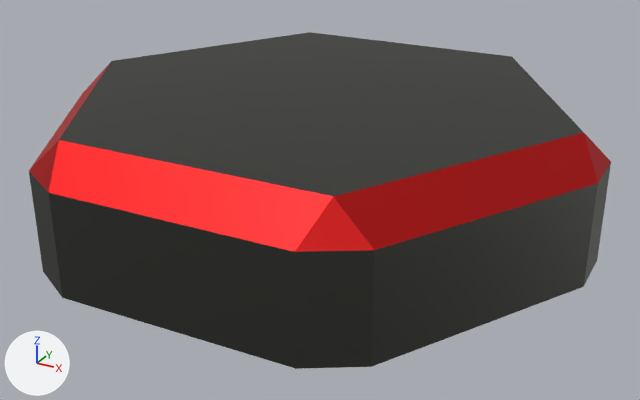
The FBX model Assets/Resources/Meshes/ExtractorGround1.fbx: old version first, new version second.
One viewpoint serves both versions: a camera (50 mm lens) standing at (10.651, -7.615, 0.86) and looking at (9.442, -5.418, -0.239). Lighting does not change. The marker at lower left points along +X, +Y and +Z. Where no turn or scale is listed for an object, it has been applied to the vertices.

Names of what the first picture shows: 'ExtractGround1'.
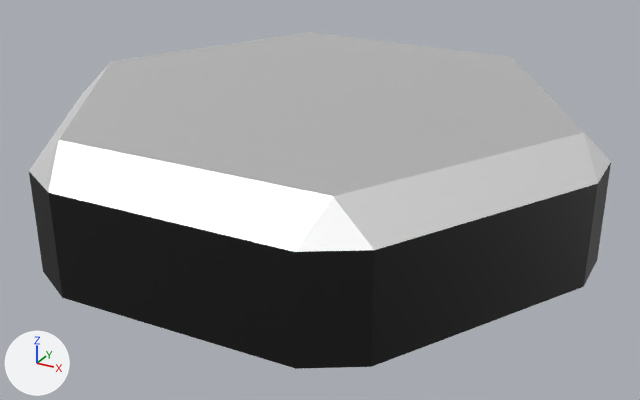
The newer file is also turned or shifted as a whole; pictures and numbers use the older file's frame.

The change, as a diff of the scene's bpy script:
```diff
--- a/Assets/Resources/Meshes/ExtractorGround1.fbx.py
+++ b/Assets/Resources/Meshes/ExtractorGround1.fbx.py
@@ img_unitpalette02_emission_png @@
+img_unitpalette02_emission_png = load_image('UnitPalette02-Emission.png', '../../../Blender/UnitPalette02-Emission.png', 512, 512, 'sRGB')
@@ img_unitpalette02_albedo_png @@
+img_unitpalette02_albedo_png = load_image('UnitPalette02-Albedo.png', '../../../Blender/UnitPalette02-Albedo.png', 512, 512, 'sRGB')
@@ mat_unitframematerial @@
 n0 = _N.new('ShaderNodeBsdfPrincipled'); n0.name = 'Principled BSDF'
 n0.inputs[1].default_value = 1.0  # 'Metallic'
+n0.inputs[28].default_value = 1.0  # 'Emission Strength'
 n1 = _N.new('ShaderNodeOutputMaterial'); n1.name = 'Material Output'
 n2 = _N.new('ShaderNodeTexImage'); n2.name = 'Image Texture'
-n2.image = img_paletteunits_png
+n2.image = img_unitpalette02_albedo_png
+n3 = _N.new('ShaderNodeTexImage'); n3.name = 'Image Texture.001'
+n3.image = img_unitpalette02_emission_png
 _L.new(n2.outputs[0], n0.inputs[0])  # 'Color' to 'Base Color'
 _L.new(n0.outputs[0], n1.inputs[0])  # 'BSDF' to 'Surface'
+_L.new(n3.outputs[0], n0.inputs[27])  # 'Color' to 'Emission Color'
@@ me_cylinder_028 @@
 me_cylinder_028.from_pydata(...)  # 30 vertices, 25 faces; spans x -0.85..0.85, y -0.79..0.79, z -0.15..0.25
 # used by ob_extractground1; location = (9.411, -5.372, -0.161)
+# me_cylinder_028 part 1: texture (UV) coordinates of 25 of 25 faces, centred in x -0.85..0.85, y -0.78..0.78, z 0.0..0.25, changed; they spanned u 0.06..0.45, v 0.92..0.92 and now span u 0.04..0.54, v 0.46..0.96
 me_cylinder_028.materials.append(mat_unitframematerial)
```

Location of each change, [x1, y1, x2, y2] in pixels of the pictures (640 x 400 px):
'ExtractGround1', surface changed
    both: [29, 32, 611, 369]
